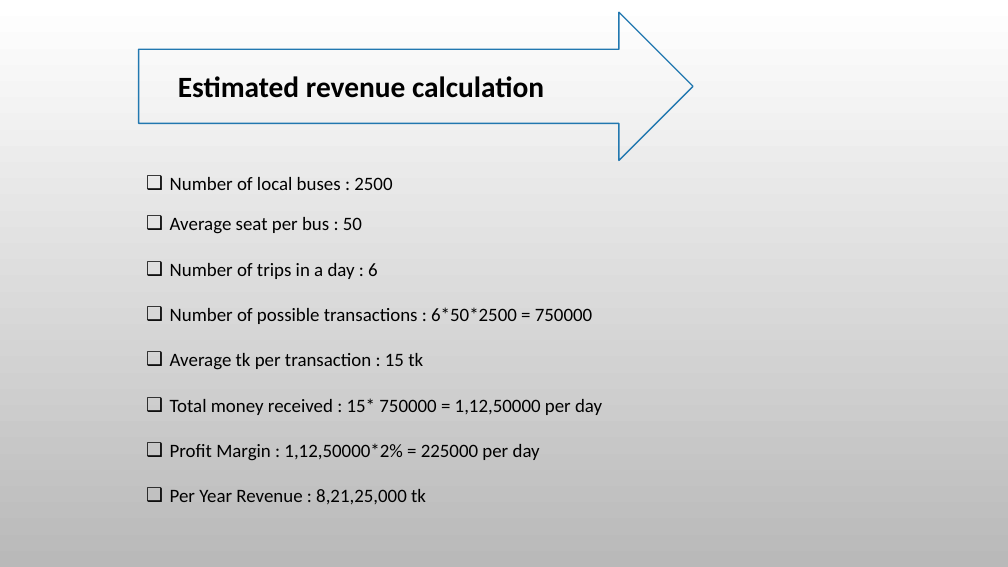
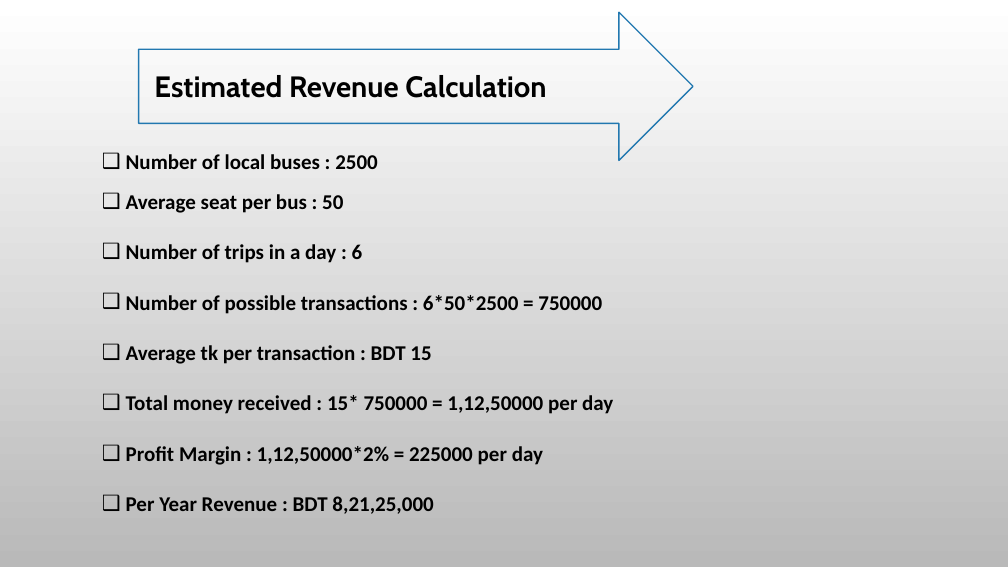
Before and after one commit to jubair172359/hacknsuseason4_TeamOyomoy, a slide deck: slide 10 of TeamOyomoy.pptx. Drawn at 1008x567 pixels with LibreOffice and Linux fonts; fonts in the diff are those of the drawing; background and template pictures are left out. Boxes give left, top, right and bottom in pixels: in the first picture for what was removed or moved away, otherwise in the second. Text is boxed around its words. In the diff, an @@ line names an element or a change of style, - is before the commit and + after.

```diff
--- a/TeamOyomoy.pptx
+++ b/TeamOyomoy.pptx
@@ text at [154, 75, 546, 98]: text changed; font Calibri to Cabin @@
-Estimated revenue calculation
+Estimated Revenue Calculation
@@ text "Number of local buses : ...": place and size @@
-text "Number of local buses : ..." at [170, 177, 392, 190]
+text "Number of local buses : ..." at [126, 154, 378, 169]
@@ text "Number of local buses : ..." at [126, 154, 378, 169]: size 18 to 20 pt, bold on @@
@@ text "Average seat per bus : ...": place and size @@
-text "Average seat per bus : ..." at [170, 217, 602, 504]
+text "Average seat per bus : ..." at [126, 194, 613, 514]
@@ text at [126, 194, 613, 465]: size 18 to 20 pt, bold on in "Average seat per bus : 50", "Number of trips in a day : ...", "Number of possible transactions : 6*50*2500 = ...", "Total money received : 15* 750000 = ..." and 1 more places @@
@@ text at [126, 345, 431, 364]: text changed; size 18 to 20 pt; bold on @@
-❑ Average tk per transaction : 15 tk
+❑ Average tk per transaction : BDT 15
@@ text at [126, 496, 433, 514]: text changed; size 18 to 20 pt; bold on @@
-❑ Per Year Revenue : 8,21,25,000 tk
+❑ Per Year Revenue : BDT 8,21,25,000
```
Also in this commit, not shown: 12 other slides changed.
